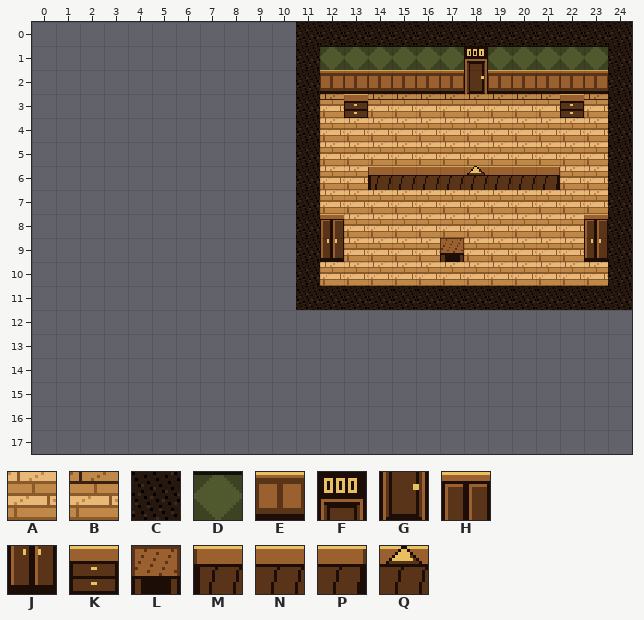
Two states of a Tiled map, assets/rooms/reception.tmx. Above is the file before it was changed.
Cells are 16x16 px. Shown: x 0..24, y 0..17. The old version is drawn lined up with the new one.
Key: from "hotel": A 1 "floor", B 2 "floor_shadow", C 6 "wall_top", D 7 "wallpaper", E 8 "wainscot", F 9 "door_top", G 10 "door_bottom", H 11 "closet_top", J 12 "closet_bottom", K 13 "dresser", L 14 "table", M 25 "desk_l", N 26 "desk_m", P 27 "desk_r", Q 48 "desk_bell".
_ is an empty cell.
Layer "tiles" before, first column x 0:
 0 ___________CCCCCCCCCCCCCC
 1 ___________CDDDDDDFDDDDDC
 2 ___________CEEEEEEGEEEEEC
 3 ___________CBKBBBBBBBBKBC
 4 ___________CAAAAAAAAAAAAC
 5 ___________CAAAAAAAAAAAAC
 6 ___________CAAMNNNQNNPAAC
 7 ___________CAAAAAAAAAAAAC
 8 ___________CHAAAAAAAAAAHC
 9 ___________CJAAAALAAAAAJC
10 ___________CAAAAAAAAAAAAC
11 ___________CCCCCCCCCCCCCC
12 _________________________
13 _________________________
14 _________________________
15 _________________________
16 _________________________
17 _________________________
The same view after the edit:
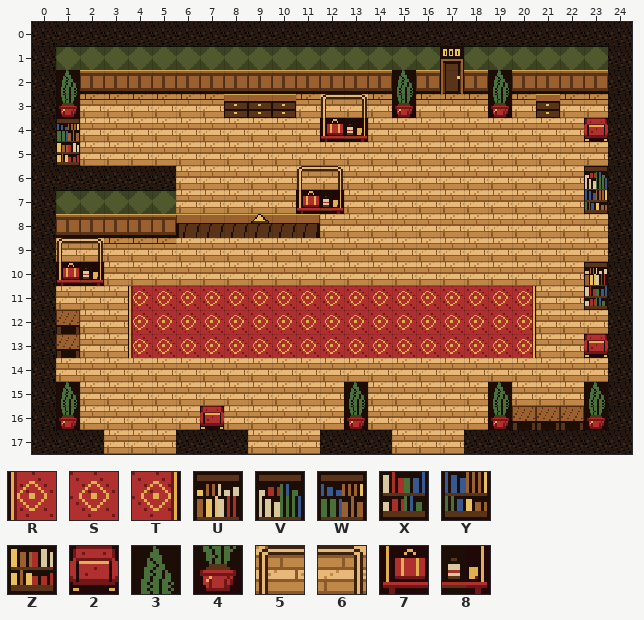
Further tiles: from "hotel": R 3 "carpet_l", S 4 "carpet_m", T 5 "carpet_r", U 31 "shelf_top_a", V 32 "shelf_top_b", W 33 "shelf_top_c", X 34 "shelf_bottom_a", Y 35 "shelf_bottom_b", Z 36 "shelf_bottom_c", 2 41 "chair", 3 42 "plant_top", 4 43 "plant_bottom", 5 44 "cart_tl", 6 45 "cart_tr", 7 46 "cart_bl", 8 47 "cart_br".
Edits made:
{"change": "map size 14x12 -> 25x18 cells (old content now starts at 11,0; both pictures use the new coordinates)"}
{"where": "layer \"tiles\""}
{"y":0,"x":0,"old":"___________","new":"CCCCCCCCCCC"}
{"y":1,"x":0,"old":"___________C","new":"CDDDDDDDDDDD"}
{"y":1,"x":17,"old":"DF","new":"FD"}
{"y":2,"x":0,"old":"___________C","new":"C3EEEEEEEEEE"}
{"y":2,"x":15,"old":"E","new":"3"}
{"y":2,"x":17,"old":"EGE","new":"GE3"}
{"y":3,"x":0,"old":"___________CBK","new":"C4BBBBBBKKKB56"}
{"y":3,"x":15,"old":"B","new":"4"}
{"y":3,"x":19,"old":"B","new":"4"}
{"y":3,"x":21,"old":"BK","new":"KB"}
{"y":4,"x":0,"old":"___________CAA","new":"CWAAAAAAAAAA78"}
{"y":4,"x":23,"old":"A","new":"2"}
{"y":5,"x":0,"old":"___________C","new":"CZAAAAAAAAAA"}
{"y":6,"x":0,"old":"___________CA","new":"CCCCCCAAAAA56"}
{"y":6,"x":14,"old":"MNNNQNNP","new":"AAAAAAAA"}
{"y":6,"x":23,"old":"A","new":"V"}
{"y":7,"x":0,"old":"___________CA","new":"CDDDDDAAAAA78"}
{"y":7,"x":23,"old":"A","new":"Y"}
{"y":8,"x":0,"old":"___________CH","new":"CEEEEEMNNQNPA"}
{"y":8,"x":23,"old":"H","new":"A"}
{"y":9,"x":0,"old":"___________CJ","new":"C56BBBAAAAAAA"}
{"y":9,"x":17,"old":"L","new":"A"}
{"y":9,"x":23,"old":"J","new":"A"}
{"y":10,"x":0,"old":"___________C","new":"C78AAAAAAAAA"}
{"y":10,"x":23,"old":"A","new":"U"}
{"y":11,"x":0,"old":"___________CCCCCCCCCCCCC","new":"CAAARSSSSSSSSSSSSSSSTAAX"}
{"y":12,"x":0,"old":"_________________________","new":"CLAARSSSSSSSSSSSSSSSTAAAC"}
{"y":13,"x":0,"old":"_________________________","new":"CLAARSSSSSSSSSSSSSSSTAA2C"}
{"y":14,"x":0,"old":"_________________________","new":"CAAAAAAAAAAAAAAAAAAAAAAAC"}
{"y":15,"x":0,"old":"_________________________","new":"C3AAAAAAAAAAA3AAAAA3AAA3C"}
{"y":16,"x":0,"old":"_________________________","new":"C4AAAAA2AAAAA4AAAAA4LLL4C"}
{"y":17,"x":0,"old":"_________________________","new":"CCCAAACCCAAACCCAAACCCCCCC"}
